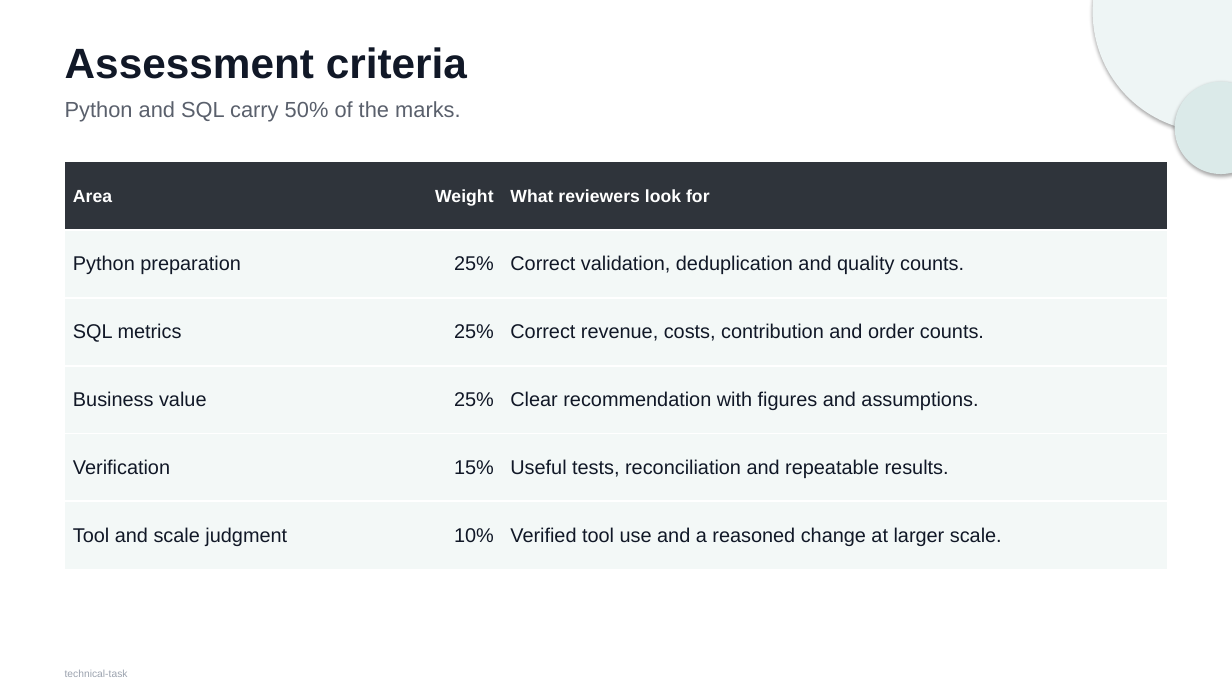
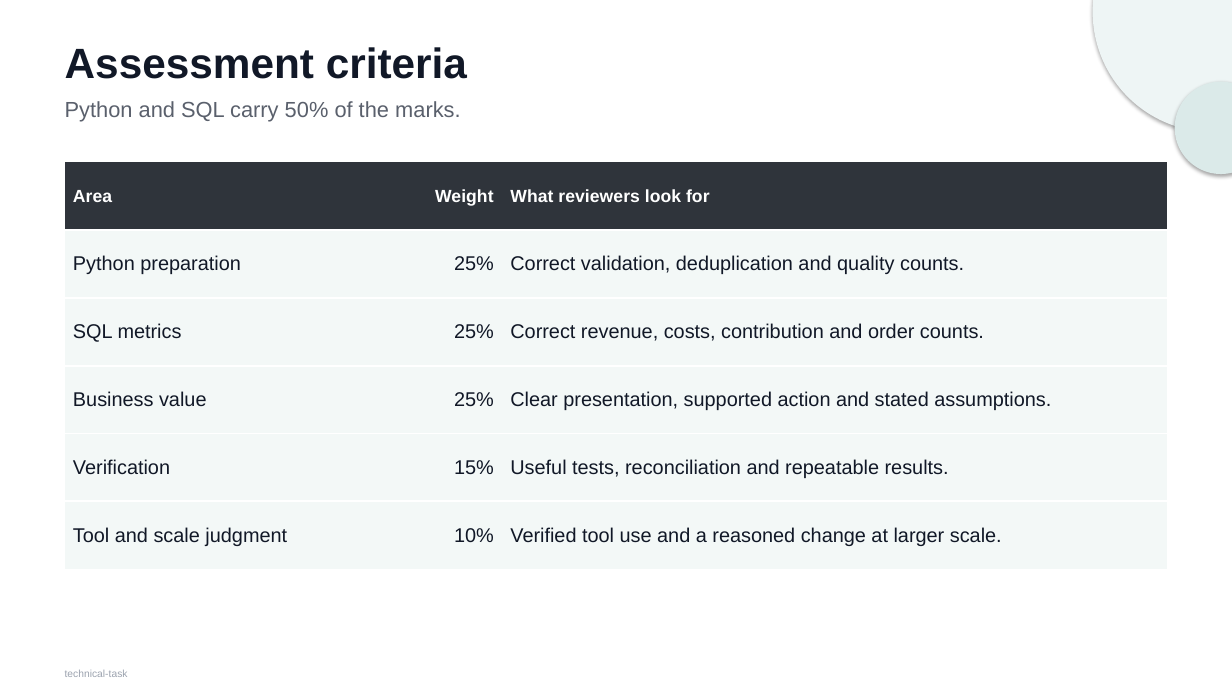
Before and after one commit to Jasonada13/ai-solutions-intern-task, a slide deck: slide 4 of docs/technical-task.pptx. Drawn at 1232x693 pixels with LibreOffice and Linux fonts; fonts in the diff are those of the drawing. Boxes give left, top, right and bottom in pixels: in the first picture for what was removed or moved away, otherwise in the second. Text is boxed around its words. In the diff, an @@ line names an element or a change of style, - is before the commit and + after.

```diff
--- a/docs/technical-task.pptx
+++ b/docs/technical-task.pptx
@@ table at (65, 163, 1168, 569) @@
-row 4, column 3: Clear recommendation with figures and assumptions.
+row 4, column 3: Clear presentation, supported action and stated assumptions.
```
Also in this commit, not shown: 2 other slides changed, 5 other files.
